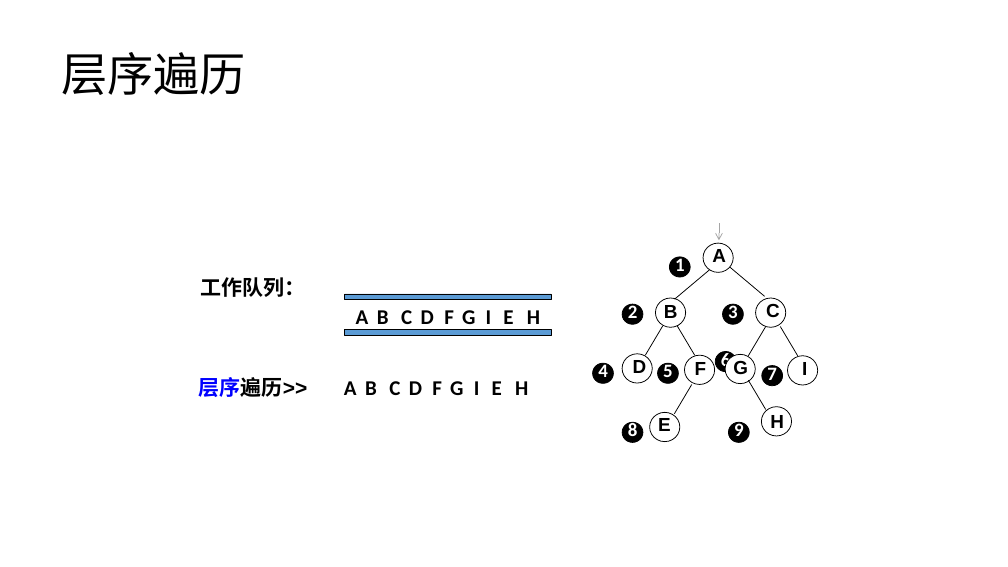
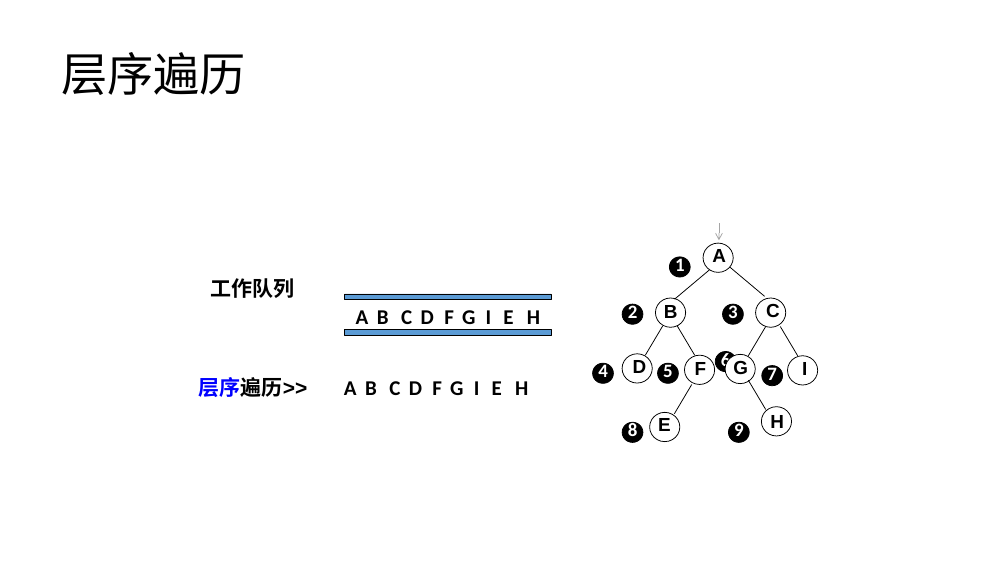
Before and after one commit to lezhang-thu/data-structure, a slide deck: slide 15 of 2022秋季-数据结构-第4章-树a.pptx. Drawn at 1008x567 pixels with LibreOffice and Linux fonts; fonts in the diff are those of the drawing. Boxes give left, top, right and bottom in pixels: in the first picture for what was removed or moved away, otherwise in the second. Text is boxed around its words. In the diff, an @@ line names an element or a change of style, - is before the commit and + after.

```diff
--- a/2022秋季-数据结构-第4章-树a.pptx
+++ b/2022秋季-数据结构-第4章-树a.pptx
@@ text at <box>211,278,295,298</box>: text changed @@
-工作队列：
+工作队列
```
Also in this commit, not shown: 3 other slides changed.
